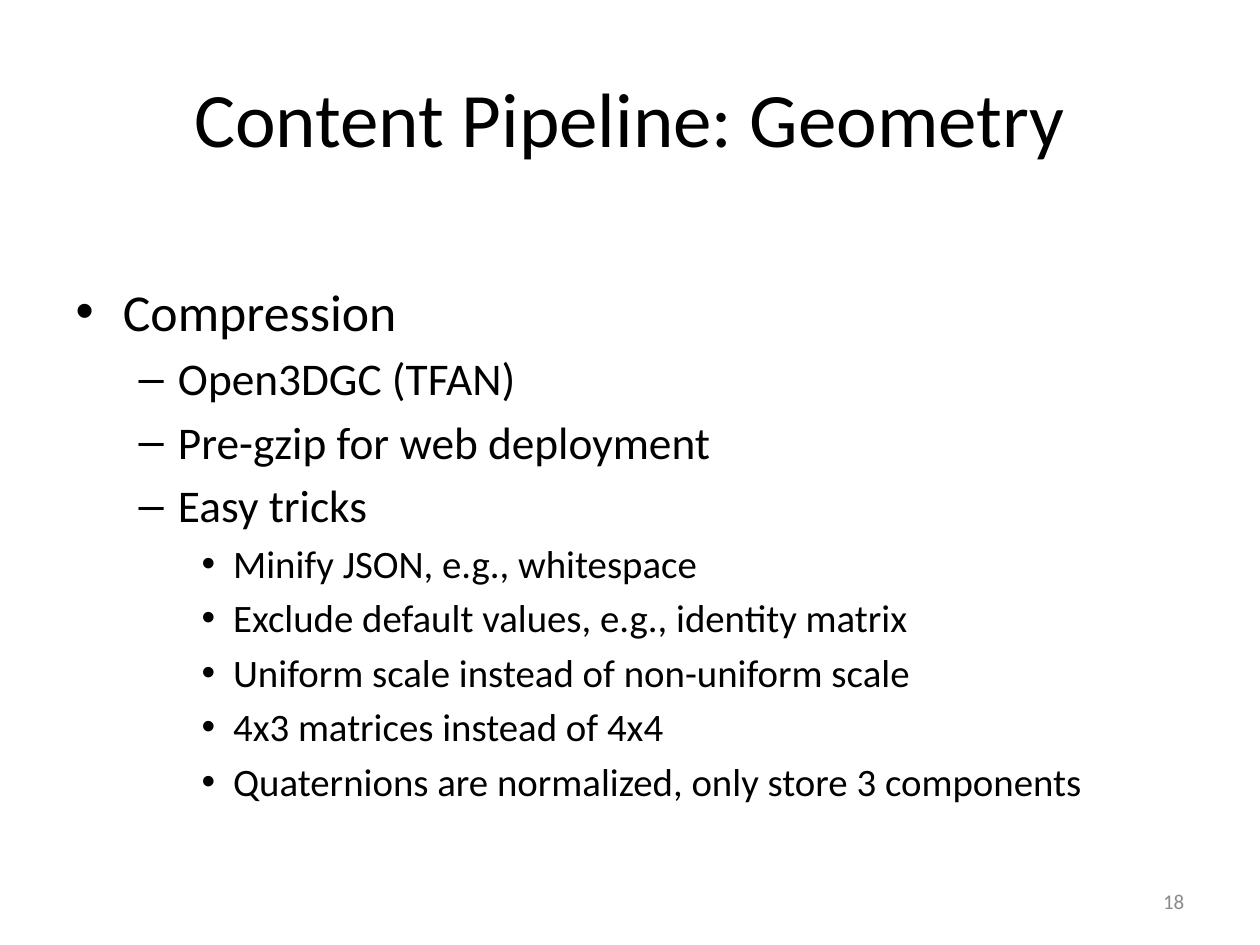
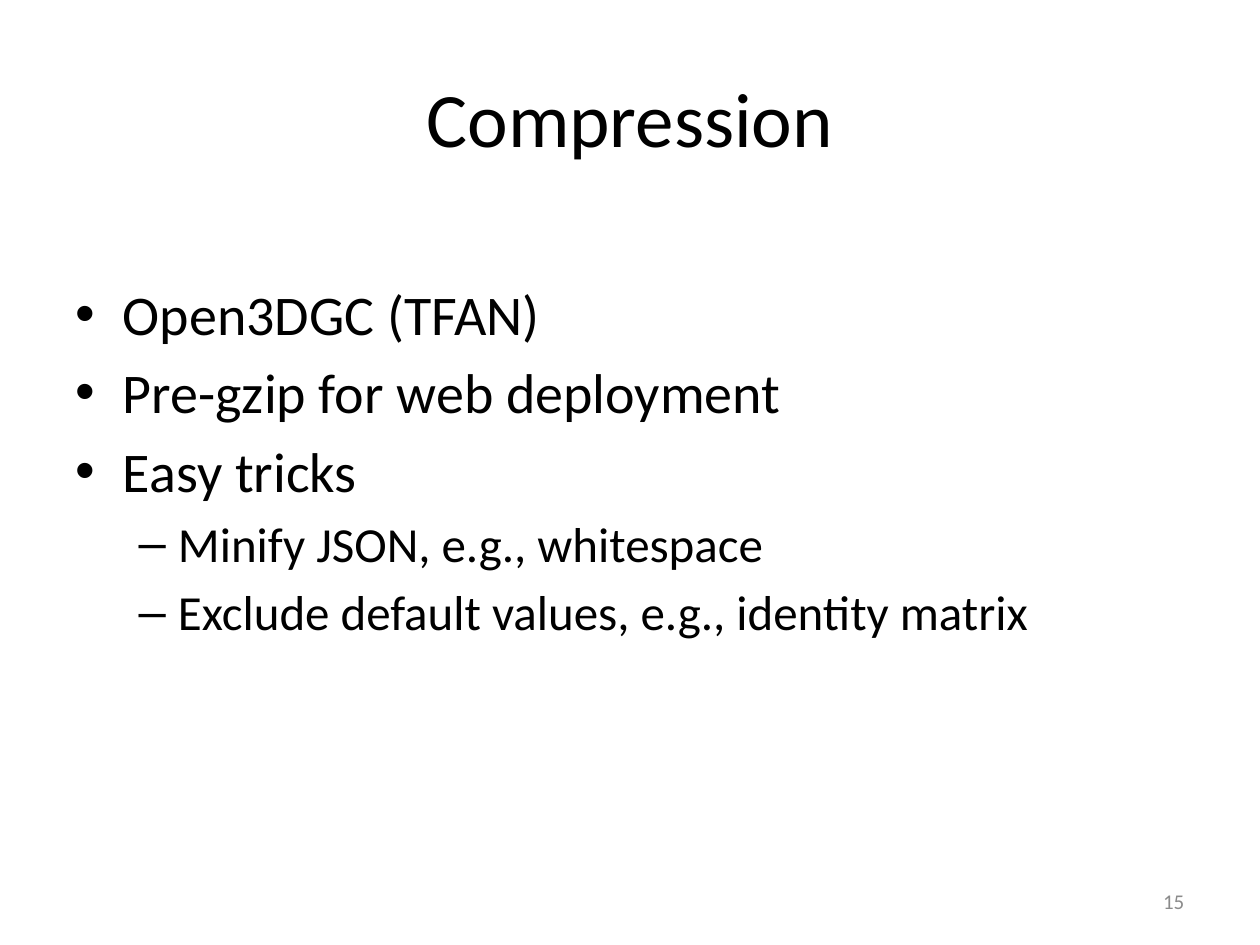
Before and after one commit to pjcozzi/Articles, a slide deck: slide 15 of WebGLContentPipeline/WebGLContentPipelineWithglTF.pptx (slide 18 before the commit). Drawn at 1260x945 pixels with LibreOffice and Linux fonts; fonts in the diff are those of the drawing. Boxes give left, top, right and bottom in pixels: in the first picture for what was removed or moved away, otherwise in the second. Text is boxed around its words. In the diff, an @@ line names an element or a change of style, - is before the commit and + after.

Commit message:
Slide updates

```diff
--- a/WebGLContentPipeline/WebGLContentPipelineWithglTF.pptx
+++ b/WebGLContentPipeline/WebGLContentPipelineWithglTF.pptx
@@ title at [426,94,832,160]: text changed @@
-Content Pipeline: Geometry
+Compression
@@ text "Open3DGC (TFAN)" at [123,294,1028,639]: size 25.9 to 32 pt in "Open3DGC (TFAN)", "Pre-gzip for web deployment", "Easy tricks"; size 22.2 to 28 pt in "Minify JSON, e.g., whitespace", "Exclude default values, e.g., identity matrix"; bullet – to •; list level 2 to 1 in "Open3DGC (TFAN)"; list level 2 to 1 in "Pre-gzip for web deployment"; list level 2 to 1 in "Easy tricks"; bullet • to –; list level 3 to 2 in "Minify JSON, e.g., whitespace"; list level 3 to 2 in "Exclude default values, e.g., identity ..." @@
@@ text at [123,295,397,340]: paragraph removed @@
-• Compression
@@ text at [233,660,1081,803]: paragraphs removed @@
-    • Uniform scale instead of non-uniform scale
-    • 4x3 matrices instead of 4x4
-    • Quaternions are normalized, only store 3 components
@@ page number at [1163,895,1184,909]: text changed @@
-18
+15
```
Also in this commit, not shown: 7 other slides changed, 1 slide added, 11 slides removed.
